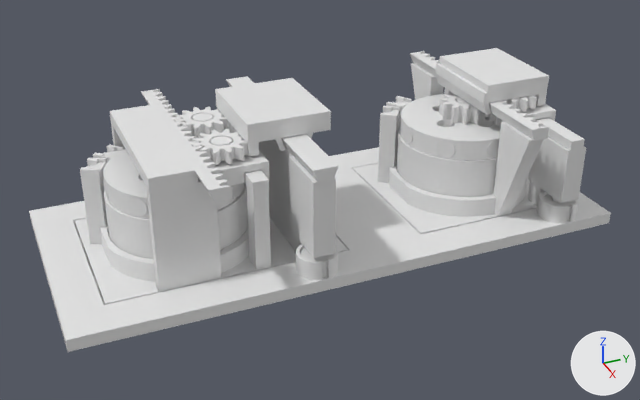
The Blender file 3-0/19.67_okantovka8_P/para8_ZP.blend, before and after one commit.
The view is the same before and after, from a 50 mm camera at (154.8, -50.4, 94.7) aimed at (3.7, 13.8, 7.5). Every picture has the same lights, and +X, +Y and +Z are marked at lower right. The older version comes first.

The scene before the commit, as lines of its bpy script (objects in view):
```python
me_base = bpy.data.meshes.new('base')
me_base.from_pydata(...)  # 1226 vertices, 2472 faces; spans x -24.5..24.5, y -14.4..36.3, z 0.6..23.4
me_base.materials.append(mat_з_base)  # white #e7e7e7
me_brusok = bpy.data.meshes.new('brusok')
me_brusok.from_pydata(...)  # a box spanning x -16.7..16.7, y 1.9..5.1, z 19.4..21.4
me_brusok.materials.append(mat_з_brusok)  # white #e7e7e7
me_flo_001 = bpy.data.meshes.new('flo.001')
me_flo_001.from_pydata(...)  # 606 vertices, 1212 faces; spans x -5.52..5.52, y -5.52..5.52, z 23.4..25.9
me_flo_001.materials.append(mat_з_плав_2)  # white #e7e7e7
me_frame = bpy.data.meshes.new('frame')
me_frame.from_pydata(...)  # 526 vertices, 1052 faces; spans x -25.0..25.0, y -22.7..42.3, z 0.0..6.5
me_frame.materials.append(mat_з_frame)  # white #e7e7e7
ob_з_base = bpy.data.objects.new('З base', me_base)
ob_з_base.parent = ob_з_ось_качания
ob_з_base.location = (0.0, -35.3, -1.4)
ob_з_brusok = bpy.data.objects.new('З brusok', me_brusok)
ob_з_brusok.parent = ob_з_ось_качания
ob_з_brusok.location = (0.0, -35.3, -1.4)
ob_з_frame = bpy.data.objects.new('З frame', me_frame)
ob_з_frame.parent = ob_модуль_з
ob_з_frame.location = (0.0, 0.0, 0.0)
ob_з_плав_2 = bpy.data.objects.new('З плав.2', me_flo_001)
ob_з_плав_2.parent = ob_з_ось_качания
ob_з_плав_2.location = (6.283, -27.8, -1.4)
ob_модуль_п = bpy.data.objects.new('модуль П', None)
ob_модуль_п.location = (0.0, 65.0, 0.0)
ob_модуль_п.rotation_euler = (0.0, 0.0, 3.142)  # degrees (0, 0, 180)
# also in view: 'П motor' at (0.0, 49.5, 12.7); 'П brusok' at (0.0, 61.5, 20.4); 'З slider' at (0.0, -6.1, 22.6); 'П posts' at (-11.3, 38.7, 10.3); 'П base' at (0.0, 46.6, 12.0)
```
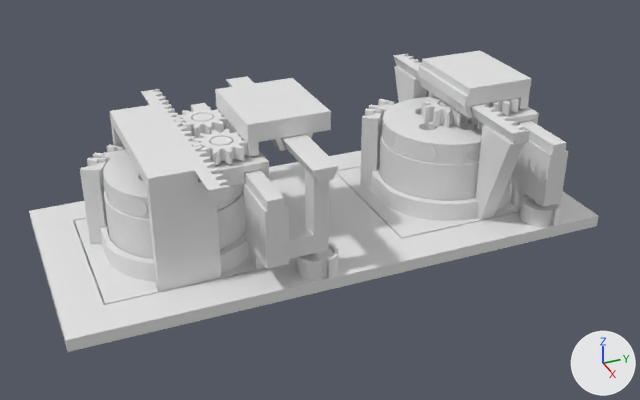
ob_модуль_п is not drawn itself; it is the parent of ob_п_ось_качания, ob_п_frame, ob_п_btns.

Location of each change, (x1, y1, x2, y2) in pixels of the pictures (640 x 400 px; the box of a moved part takes in the faces that stretch with it):
'П base', moved
    before: (353, 63, 586, 234)
    after: (336, 66, 568, 239)
'З base', reshaped
    before: (75, 140, 348, 305)
    after: (75, 169, 329, 305)
'П frame', moved
    before: (329, 147, 611, 272)
    after: (290, 151, 599, 277)
'П cart', moved
    before: (436, 48, 549, 115)
    after: (418, 50, 532, 118)
'П plat', moved
    before: (400, 94, 501, 160)
    after: (382, 97, 482, 164)
'П motor', moved
    before: (397, 98, 497, 197)
    after: (379, 101, 479, 201)
'П posts', moved
    before: (378, 96, 412, 183)
    after: (360, 99, 394, 186)
'П rack', moved
    before: (410, 51, 549, 141)
    after: (393, 53, 530, 145)
'П gm', moved
    before: (439, 94, 486, 125)
    after: (421, 97, 468, 128)
'П brusok', moved
    before: (536, 117, 585, 151)
    after: (518, 120, 567, 154)
'П mags', moved
    before: (403, 126, 499, 158)
    after: (385, 129, 481, 161)
'З brusok', rescaled
    before: (244, 170, 269, 192)
    after: (191, 103, 284, 211)
'П slider', moved
    before: (448, 91, 556, 126)
    after: (432, 94, 539, 129)
'П плав.1', moved
    before: (506, 95, 538, 112)
    after: (488, 97, 521, 115)
'П btns', moved (mostly hidden)
    before: (543, 194, 574, 221)
    after: (526, 198, 557, 225)
'П sens', moved
    before: (391, 101, 410, 128)
    after: (373, 104, 392, 132)
part 1 of me_frame, moved or reshaped
    before: (73, 191, 404, 351)
    after: (73, 163, 384, 351)

The edits, one by one:
me_frame is used by ob_з_frame; parent ob_модуль_з; location (0.0, 0.0, 0.0).
me_frame had 526 vertices, 1052 faces and spanned x -25.0..25.0, y -22.7..42.3, z 0.0..6.5.
me_frame now has 520 vertices, 1040 faces and spans x -25.0..25.0, y -18.2..42.3, z 0.0..6.5.
me_frame part 1: 15 vertices moved from x -19.1..19.5, y -9.7..-2.3, z 2.5 to x -19.1..19.4, y -9.7..-2.3, z 2.5; 63 vertices removed from x -25.0..25.0, y -22.7..-1.9, z 0.0..2.5; 57 vertices added at x -25.0..25.0, y -18.2..-0.9, z 0.0..2.5.
me_base is used by ob_з_base; parent ob_з_ось_качания; location (0.0, -35.3, -1.4).
me_base had 1226 vertices, 2472 faces and spanned x -24.5..24.5, y -14.4..36.3, z 0.6..23.4.
me_base now has 1218 vertices, 2456 faces and spans x -24.5..24.5, y -7.4..36.3, z 0.5..23.4.
me_base part 2: 3 vertices moved from x -6.0..0.5, y 11.0..17.5, z 0.6 to x -6.0..0.7, y 10.8..17.4, z 0.5; 178 vertices removed from x -24.5..24.5, y -14.4..34.0, z 0.6..23.4; 170 vertices added at x -24.5..24.5, y -7.4..34.0, z 0.5..23.4.
me_brusok is used by ob_з_brusok; parent ob_з_ось_качания; location (0.0, -35.3, -1.4).
me_brusok had 8 vertices, 12 faces and spanned x -16.7..16.7, y 1.9..5.1, z 19.4..21.4.
me_brusok now has 8 vertices, 12 faces and spans x -24.5..24.5, y 1.9..5.1, z 19.4..21.4.
me_brusok part 3: the whole mesh is scaled about its middle by (1.47, 1, 1).
Object 'модуль П' (ob_модуль_п) moves from (0.0, 65.0, 0.0) to (0.0, 60.55, 0.0).
